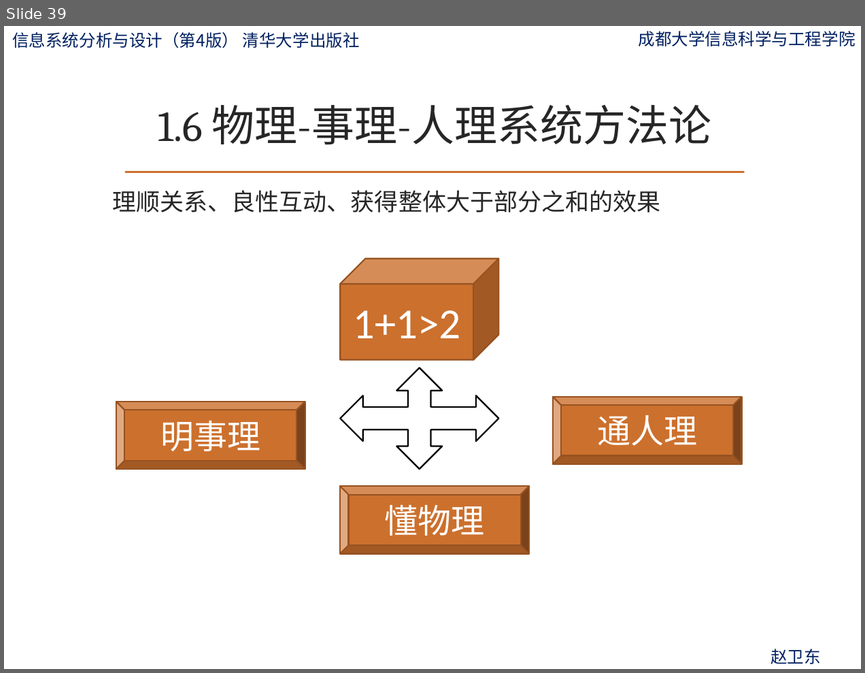
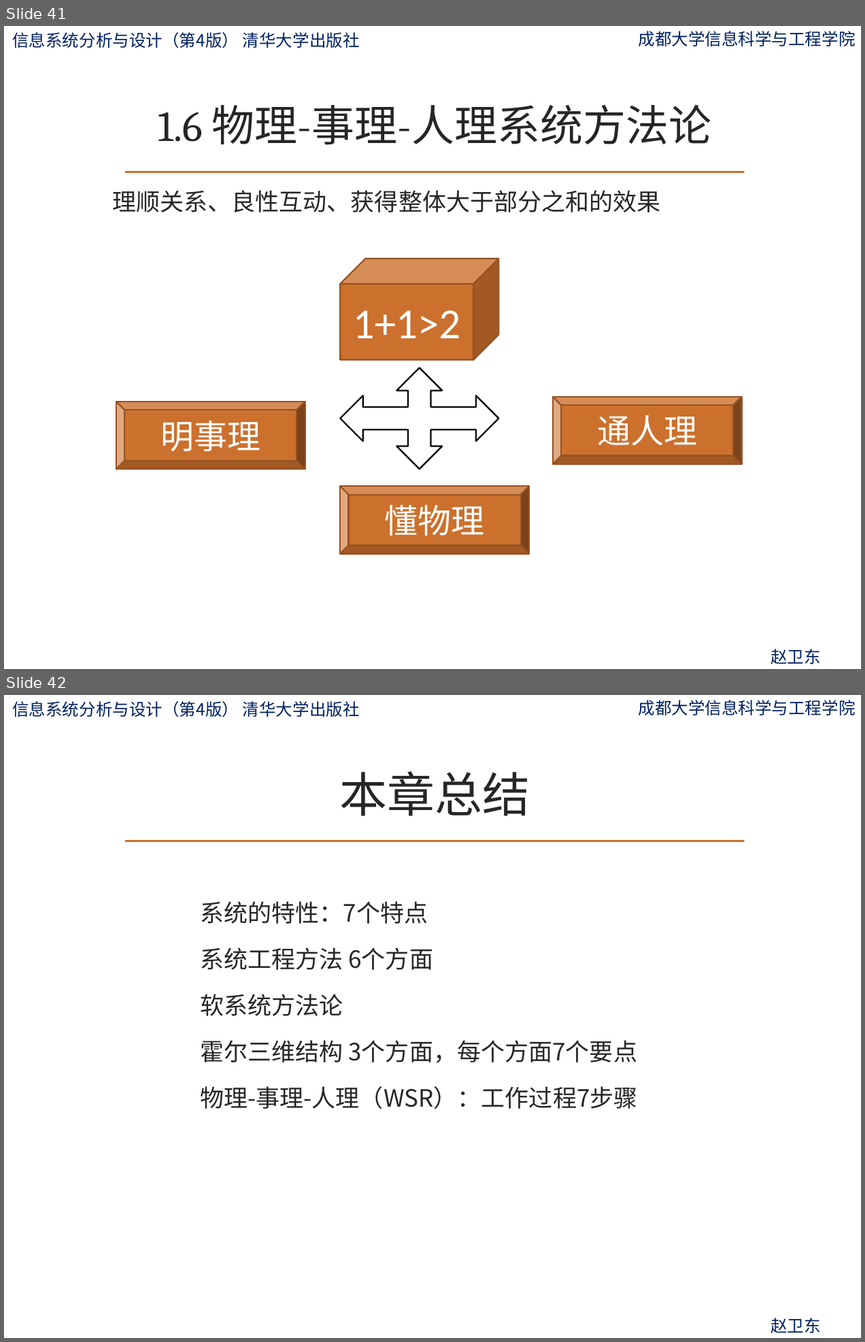
Before and after one commit to zwdcdu/is_analysis, a slide deck: ppt/第1章-系统思想.pptx. Shown one above the other, each under a label of ours: slide 39 before the commit, slides 41 and 42 after it. The pictures are 865x673 and 865x1342 pixels, drawn with LibreOffice and Linux fonts; fonts in the diff are those of the drawing; background and template pictures are left out. Boxes give left, top, right and bottom in pixels: in the first picture for what was removed or moved away, otherwise in the second. Text is boxed around its words. In the diff, an @@ line names an element or a change of style, - is before the commit and + after.

```diff
--- a/ppt/第1章-系统思想.pptx
+++ b/ppt/第1章-系统思想.pptx
@@ slide 42 added at (4, 695, 861, 1338), background picture (left out); not listed: 4 template elements that a slide beside it also shows @@
@@ title added at (339, 771, 530, 816), 40 pt, text #262626 @@
+本章总结
@@ text added at (200, 901, 637, 1108), 20 pt, text #262626 @@
+系统的特性：7个特点
+系统工程方法 6个方面
+软系统方法论
+霍尔三维结构 3个方面，每个方面7个要点
+物理-事理-人理（WSR）：工作过程7步骤
@@ what was slide 39 is now slide 41 @@
```
Also in this commit, not shown: 1 slide changed, 2 other slides added.
